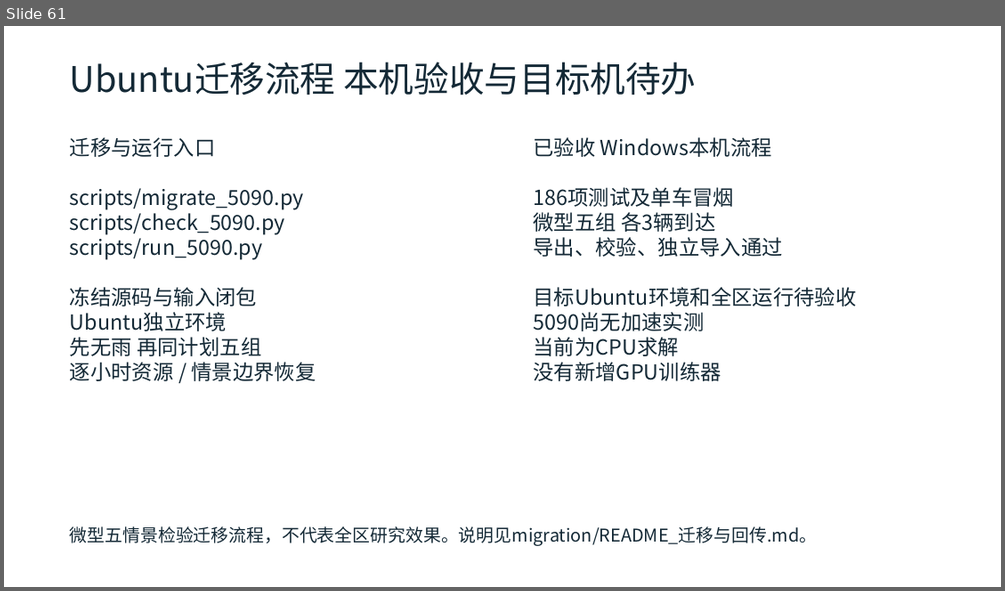
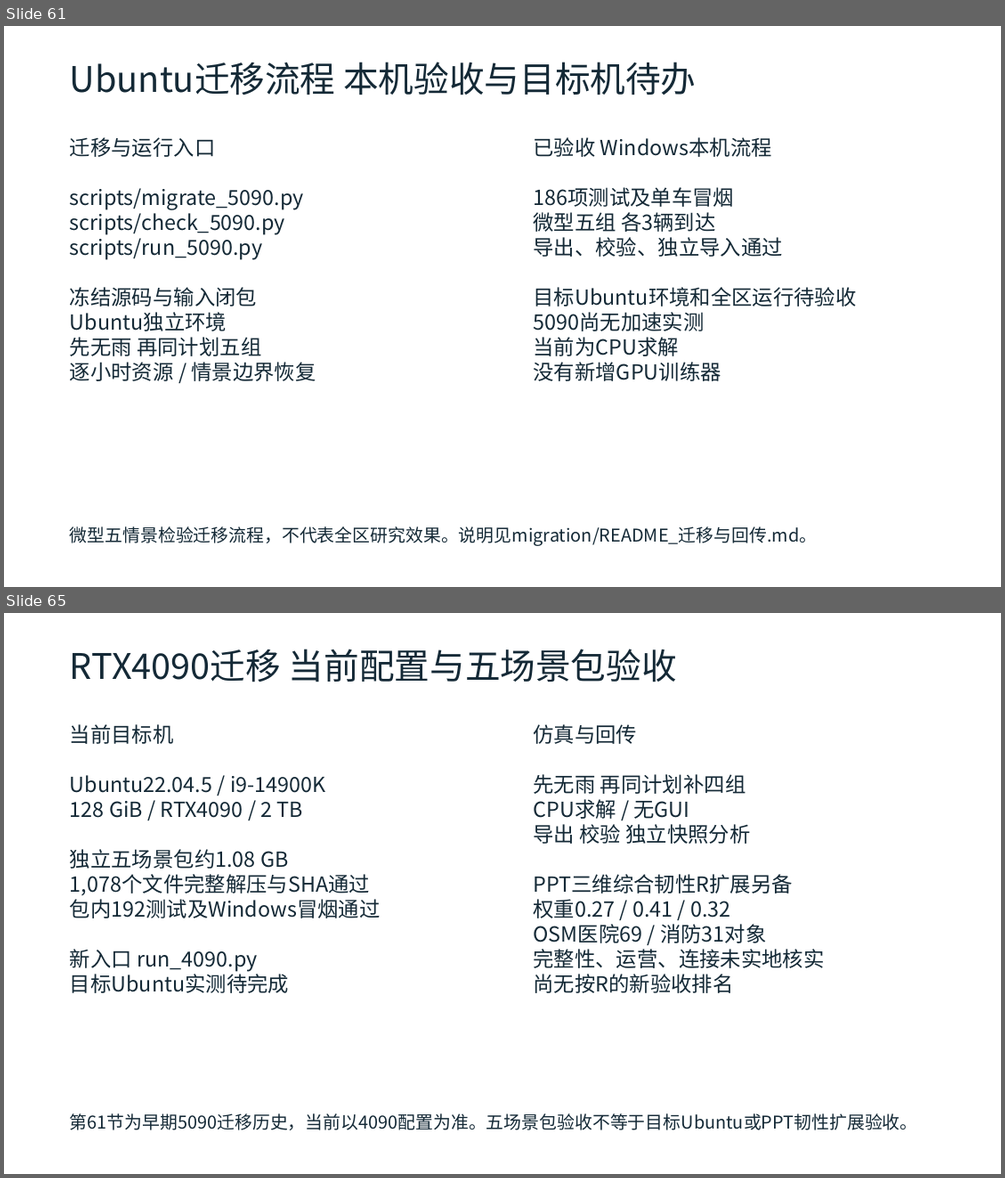
Before and after one commit to zhzhzh666/jiaotong, a slide deck: docs/deliverables/开题与阶段进展汇报.pptx. Shown one above the other, each under a label of ours: slide 61 before the commit, slides 61 and 65 after it; the slides between them are not shown. The pictures are 1005x591 and 1005x1178 pixels, drawn with LibreOffice and Linux fonts; fonts in the diff are those of the drawing. Boxes give left, top, right and bottom in pixels: in the first picture for what was removed or moved away, otherwise in the second. Text is boxed around its words. In the diff, an @@ line names an element or a change of style, - is before the commit and + after.

```diff
--- a/docs/deliverables/开题与阶段进展汇报.pptx
+++ b/docs/deliverables/开题与阶段进展汇报.pptx
@@ slide 65 added at [4, 613, 1001, 1174], background #FFFFFF @@
@@ text added at [70, 649, 677, 682], 34 pt, text #142936 @@
+RTX4090迁移 当前配置与五场景包验收
@@ text added at [70, 724, 380, 993], 20 pt, text #142936 @@
+当前目标机
+Ubuntu22.04.5 / i9-14900K
+128 GiB / RTX4090 / 2 TB
+独立五场景包约1.08 GB
+1,078个文件完整解压与SHA通过
+包内192测试及Windows冒烟通过
+新入口 run_4090.py
+目标Ubuntu实测待完成
@@ text added at [533, 724, 824, 993], 20 pt, text #142936 @@
+仿真与回传
+先无雨 再同计划补四组
+CPU求解 / 无GUI
+导出 校验 独立快照分析
+PPT三维综合韧性R扩展另备
+权重0.27 / 0.41 / 0.32
+OSM医院69 / 消防31对象
+完整性、运营、连接未实地核实
+尚无按R的新验收排名
@@ text added at [70, 1113, 918, 1130], 17 pt, text #142936 @@
+第61节为早期5090迁移历史，当前以4090配置为准。五场景包验收不等于目标Ubuntu或PPT韧性扩展验收。
```
Also in this commit, not shown: 8 slides changed, 3 other slides added, 42 other files.
